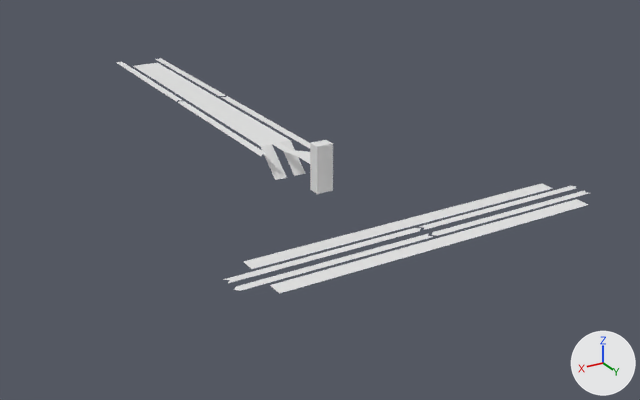
Two versions of the Blender file assets/london/sha/sha.blend, one commit apart.
One viewpoint serves both versions: a camera (50 mm lens) standing at (112.0, 195.4, 75.6) and looking at (2.0, 12.2, -16.0). Lighting does not change. The marker at lower right points along +X, +Y and +Z.

The scene before the commit, as lines of its bpy script (objects in view):
```python
ob_lift_1 = bpy.data.objects.new('lift.1', me_plane_010)
ob_lift_1.location = (18.0, 39.0, 0.0)
ob_overground_northbound_1 = bpy.data.objects.new('overground.northbound.1', me_plane_020)
ob_overground_northbound_1.location = (-3.0, 55.0, -10.0)
ob_overground_northbound_1.rotation_euler = (0.0, 0.0, -7.854)  # degrees (0, 0, 270)
ob_overground_northbound_2 = bpy.data.objects.new('overground.northbound.2', me_plane_021)
ob_overground_northbound_2.location = (-52.0, 55.0, -10.0)
ob_overground_northbound_2.rotation_euler = (0.0, 0.0, -7.854)  # degrees (0, 0, 270)
ob_overground_southbound_1 = bpy.data.objects.new('overground.southbound.1', me_plane_018)
ob_overground_southbound_1.location = (-1.0, 49.0, -10.0)
ob_overground_southbound_1.rotation_euler = (0.0, 0.0, -4.712)  # degrees (0, 0, -270)
ob_overground_southbound_2 = bpy.data.objects.new('overground.southbound.2', me_plane_015)
ob_overground_southbound_2.location = (48.0, 49.0, -10.0)
ob_overground_southbound_2.rotation_euler = (0.0, 0.0, -4.712)  # degrees (0, 0, -270)
ob_platform_1 = bpy.data.objects.new('platform.1', me_plane_006)
ob_platform_1.location = (20.0, -63.0, 6.0)
ob_platform_ov1 = bpy.data.objects.new('platform.ov1', me_plane_019)
ob_platform_ov1.location = (-45.0, 60.0, -10.0)
ob_platform_ov1.rotation_euler = (0.0, 0.0, -1.571)  # degrees (0, 0, -90)
ob_platform_ov2 = bpy.data.objects.new('platform.ov2', me_plane_022)
ob_platform_ov2.location = (-45.0, 48.0, -10.0)
ob_platform_ov2.rotation_euler = (0.0, 0.0, -1.571)  # degrees (0, 0, -90)
# also in view: 'platform.2' at (18.0, -20.5, 6.0)
```
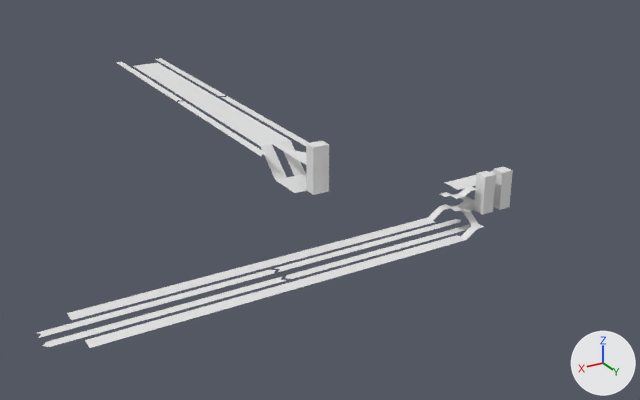
Boxes [x1, y1, x2, y2] around the edits, measured in the pictures (640 x 400 px):
'platform.ov1', mesh rescaled, moved (19% wider, 19% taller): before [270, 199, 588, 294]; after [85, 235, 465, 348]
'platform.ov2', mesh rescaled, moved (19% wider, 18% taller): before [244, 183, 553, 269]; after [67, 218, 434, 320]
'overground.northbound.1', moved: before [234, 233, 433, 291]; after [43, 276, 287, 347]
'overground.southbound.2', moved: before [223, 228, 421, 283]; after [37, 270, 276, 338]
'overground.northbound.2', moved: before [432, 190, 589, 236]; after [285, 224, 470, 279]
'overground.southbound.1', moved: before [420, 186, 576, 230]; after [274, 219, 461, 272]
'lift.1', moved: before [310, 140, 333, 194]; after [306, 141, 329, 195]
'lift.overground.1', added: after [474, 171, 496, 215]
'lift.overground.2', added: after [493, 167, 513, 210]
'corridor.000', added: after [428, 203, 484, 240]
'tickethall.dlr', added: after [276, 174, 307, 193]
'stairs.overground', added: after [439, 187, 477, 211]
'tickethall.overground', added: after [445, 171, 493, 190]

Edits to the bpy script that builds the scene:
```text
Change me_plane_022:
    where me_plane_022.from_pydata(...)  # 8 vertices, 3 faces; spans x 0.0..4.0, y 0.0..85.0, z 0.0
    used by ob_platform_ov2; location = (-45.0, 48.0, -10.0); rotation_euler = (0.0, 0.0, -1.571), in degrees (0, 0, -90)
    me_plane_022 part 1: the whole mesh is scaled about the mesh origin by (0.75, 1, 1)
Change me_plane_019:
    where me_plane_019.from_pydata(...)  # 8 vertices, 3 faces; spans x 0.0..4.0, y 0.0..85.0, z 0.0
    used by ob_platform_ov1; location = (-45.0, 60.0, -10.0); rotation_euler = (0.0, 0.0, -1.571), in degrees (0, 0, -90)
    me_plane_019 part 2: the whole mesh is scaled about its middle by (0.75, 1, 1), then moved by (0.5, 0.0, 0.0)
Add me_plane_003:
    me_plane_003.from_pydata(...)  # a box spanning x -1.0..2.0, y -1.0..2.0, z -2.0..7.0
Add me_plane_005:
    me_plane_005.from_pydata(...)  # 20 vertices, 9 faces; spans x -9.0..5.0, y 4.0..18.0, z -6.0..-2.0
Add me_plane_009:
    me_plane_009.from_pydata(...)  # 30 vertices, 14 faces; spans x 0.0..6.0, y 9.0..15.0, z -6.0..0.0
Add me_plane_014:
    me_plane_014.from_pydata([(4.0, 13.0, 0.0), (4.0, 8.0, 0.0), (2.0, 8.0, 0.0), (-11.0, 8.0, 0.0), (-11.0, 13.0, 0.0), (0.0, 13.0, 0.0), (2.0, 13.0, 0.0)], [(5, 6), (5, 4)], [(2, 6, 4, 3), (6, 2, 1, 0)])
Add me_plane_017:
    me_plane_017.from_pydata([(2.0, 0.0, 0.0), (-6.0, 0.0, 0.0), (-6.0, 9.0, 0.0), (2.0, 9.0, 0.0)], [], [(0, 3, 2, 1)])
Change ob_platform_ov2:
    ob_platform_ov2.location: (-45.0, 48.0, -10.0) -> (-7.0, 49.0, -10.0)
Change ob_overground_northbound_2:
    ob_overground_northbound_2.location: (-52.0, 55.0, -10.0) -> (-14.0, 56.0, -10.0)
Change ob_overground_northbound_1:
    ob_overground_northbound_1.location: (-3.0, 55.0, -10.0) -> (35.0, 56.0, -10.0)
Change ob_platform_ov1:
    ob_platform_ov1.location: (-45.0, 60.0, -10.0) -> (-7.0, 61.0, -10.0)
Change ob_overground_southbound_1:
    ob_overground_southbound_1.location: (-1.0, 49.0, -10.0) -> (37.0, 50.0, -10.0)
Change ob_overground_southbound_2:
    ob_overground_southbound_2.location: (48.0, 49.0, -10.0) -> (86.0, 50.0, -10.0)
Change ob_lift_1:
    ob_lift_1.location: (18.0, 39.0, 0.0) -> (19.0, 39.0, 0.0)
Add ob_lift_overground_1:
    ob_lift_overground_1 = bpy.data.objects.new('lift.overground.1', me_plane_003)
    ob_lift_overground_1.location = (-15.0, 56.0, -4.0)
Add ob_corridor_000:
    ob_corridor_000 = bpy.data.objects.new('corridor.000', me_plane_005)
    ob_corridor_000.location = (-12.0, 42.0, -4.0)
Add ob_lift_overground_2:
    ob_lift_overground_2 = bpy.data.objects.new('lift.overground.2', me_plane_003.copy())
    ob_lift_overground_2.location = (-20.0, 56.0, -4.0)
Add ob_stairs_overground:
    ob_stairs_overground = bpy.data.objects.new('stairs.overground', me_plane_009)
    ob_stairs_overground.location = (-12.0, 42.0, 0.0)
Add ob_tickethall_overground:
    ob_tickethall_overground = bpy.data.objects.new('tickethall.overground', me_plane_014)
    ob_tickethall_overground.location = (-12.0, 42.0, 0.0)
Add ob_tickethall_dlr:
    ob_tickethall_dlr = bpy.data.objects.new('tickethall.dlr', me_plane_017)
    ob_tickethall_dlr.location = (22.0, 29.0, 0.0)
```
